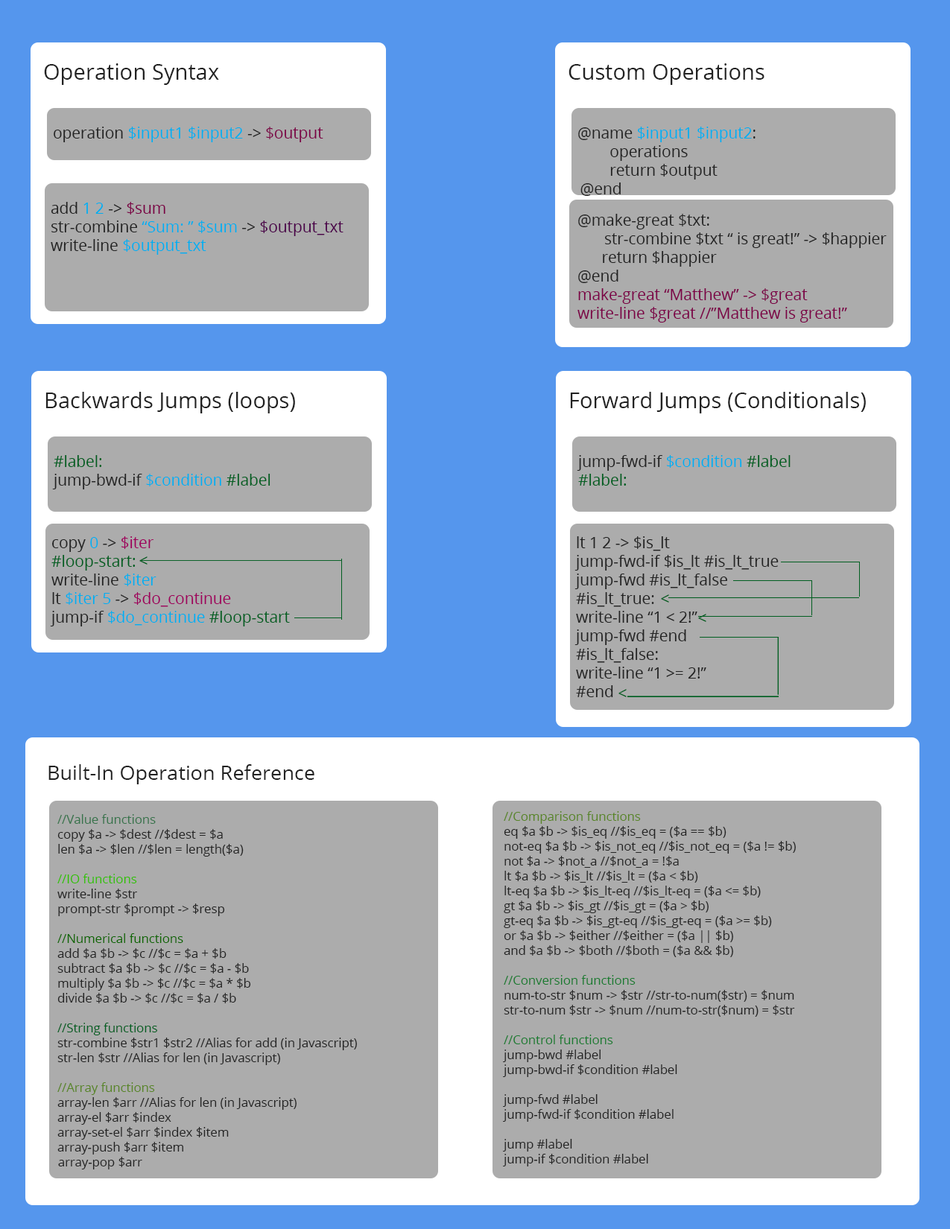
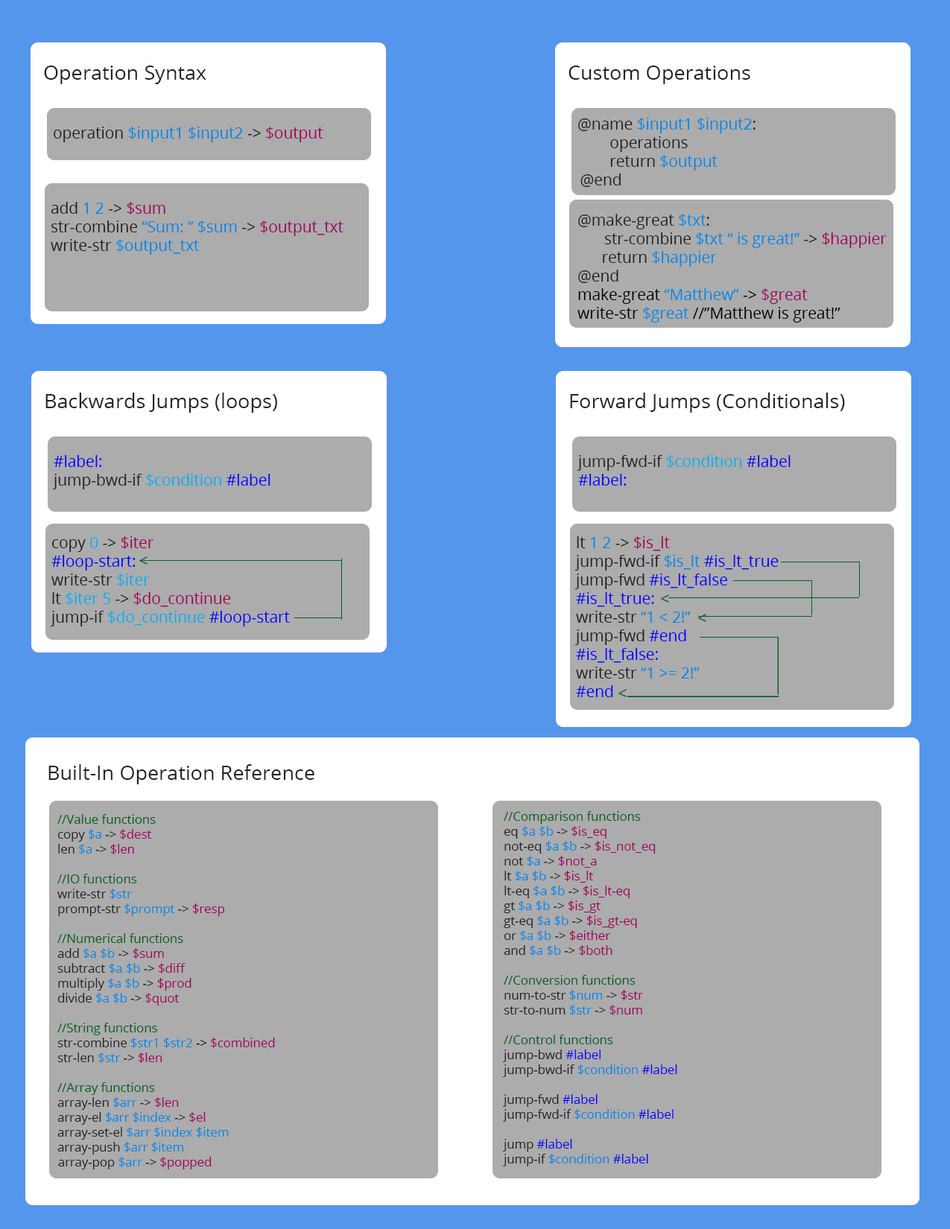
Comparing the layer stacks of the two 950x1229 images. Changes:
painted on "Operation Syntax" (2nd of 2, in "Operation Syntax") over (x1=43, y1=63, x2=220, y2=85)
painted on "add 1 2 -> $sum str-combine “Sum: ” $sum -> $output_txt write-" over (x1=83, y1=201, x2=344, y2=255)
painted on "operation $input1 $input2 -> $output" over (x1=128, y1=126, x2=324, y2=143)
painted on "Custom Operations" over (x1=568, y1=63, x2=765, y2=85)
moved "@name $input1 $input2: operations return $outp" above "@make-great $txt: str-combine $txt “ is great!” -> $happier", painted on it over (x1=578, y1=117, x2=756, y2=196)
painted on "@make-great $txt: str-combine $txt “ is great!” -> $happier" over (x1=577, y1=213, x2=887, y2=323)
painted on "Backwards Jumps (loops)" over (x1=45, y1=391, x2=296, y2=414)
painted on "#label: jump-bwd-if $condition #label" over (x1=53, y1=455, x2=271, y2=486)
renamed "copy 0 -> $iter #loop-start: write-line $iter lt $iter 5 -> $d" to "copy 0 -> $iter #loop-start: write-str $iter lt $iter 5 -> $do", painted on it over (x1=51, y1=555, x2=290, y2=627)
painted on "Forward Jumps (Conditionals)" over (x1=569, y1=391, x2=866, y2=414)
painted on "jump-fwd-if $condition #label #label:" over (x1=578, y1=455, x2=791, y2=486)
painted on "lt 1 2 -> $is_lt jump-fwd-if $is_lt #is_lt_true jump-fwd #is_l" over (x1=575, y1=536, x2=779, y2=698)
renamed "//Value functions copy $a -> $dest //$dest = $a len $a -> $len" to "//Value functions copy $a -> $dest len $a -> $len //IO functi", moved it above "Rounded Rectangle 4", painted on it over (x1=57, y1=814, x2=357, y2=1170)
moved "Rounded Rectangle 4" above "//Comparison functions eq $a $b -> $is_eq not-eq $a $b -> $is_" over (x1=57, y1=814, x2=357, y2=1170)
renamed "//Comparison functions eq $a $b -> $is_eq //$is_eq = ($a == $b" to "//Comparison functions eq $a $b -> $is_eq not-eq $a $b -> $is_", painted on it over (x1=503, y1=811, x2=796, y2=1165)
